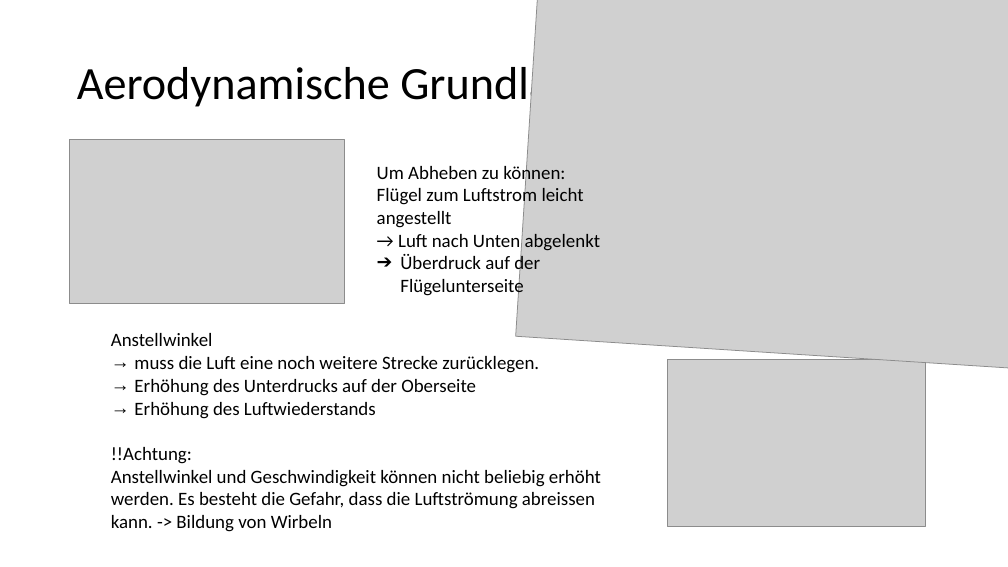
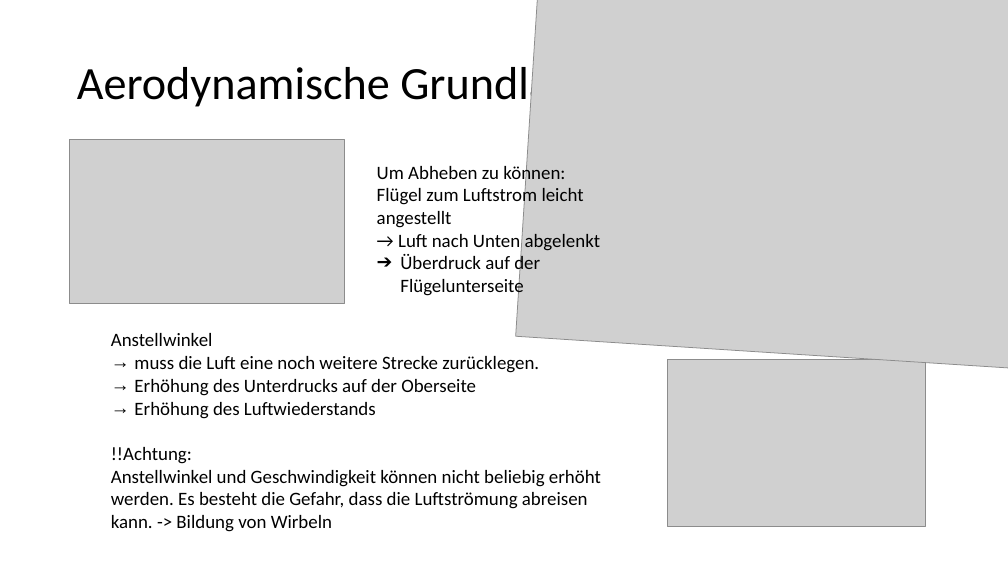
Before and after one commit to ProjectCollaberation/PhysikHelikopter, a slide deck: slide 4 of Powerpoint/Die Auftriebskraft eines Helikopters.pptx. Drawn at 1008x567 pixels with LibreOffice and Linux fonts; fonts in the diff are those of the drawing; grey boxes stand for pictures. Boxes give left, top, right and bottom in pixels: in the first picture for what was removed or moved away, otherwise in the second. Text is boxed around its words. In the diff, an @@ line names an element or a change of style, - is before the commit and + after.

```diff
--- a/Powerpoint/Die Auftriebskraft eines Helikopters.pptx
+++ b/Powerpoint/Die Auftriebskraft eines Helikopters.pptx
@@ text at box(111, 470, 601, 532): text changed @@
-Anstellwinkel und Geschwindigkeit können nicht beliebig erhöht werden. Es besteht die Gefahr, dass die Luftströmung abreissen kann. -> Bildung von Wirbeln
+Anstellwinkel und Geschwindigkeit können nicht beliebig erhöht werden. Es besteht die Gefahr, dass die Luftströmung abreisen kann. -> Bildung von Wirbeln
```
Also in this commit, not shown: 3 other slides changed, 2 slides added, 28 other files.
